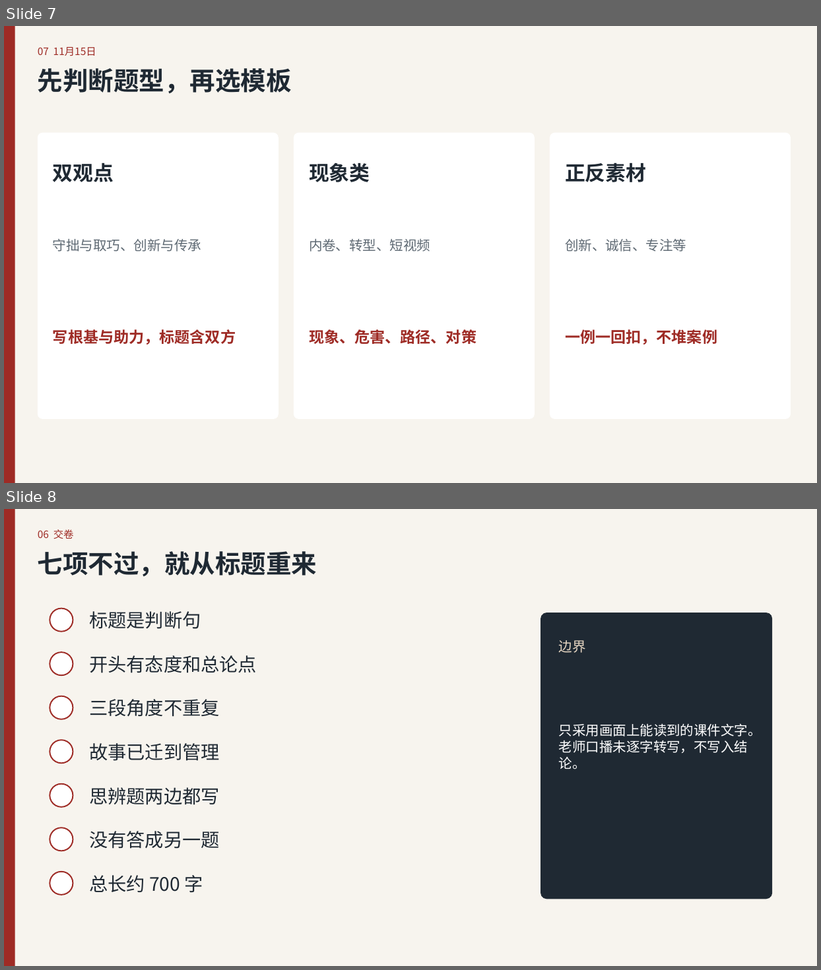
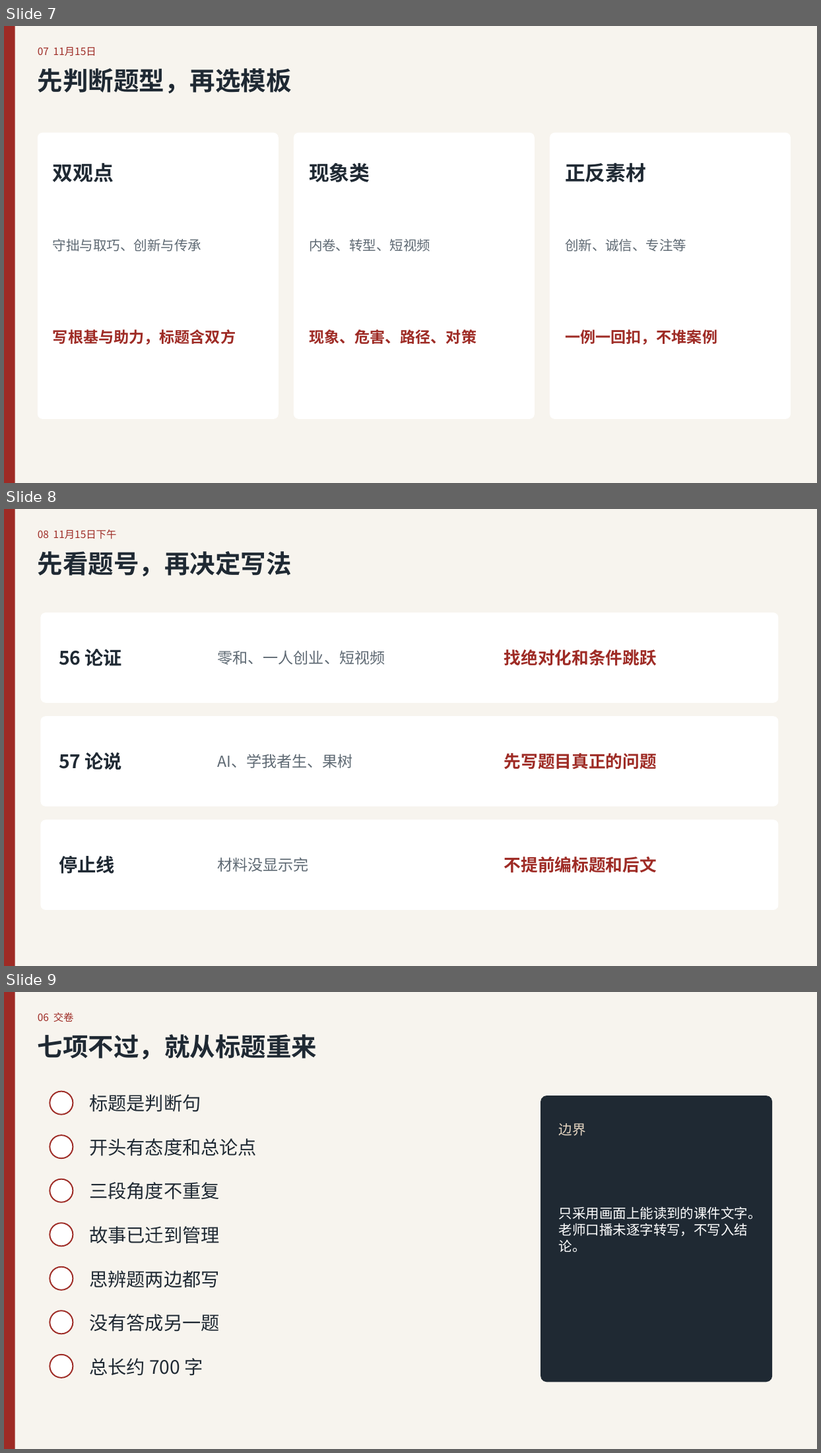
Before and after one commit to yhyu13/kaoyan199, a slide deck: files/管综论说文-FTL审题结构.pptx. Shown one above the other, each under a label of ours: slides 7 and 8 before the commit, slides 7, 8 and 9 after it. The pictures are 821x970 and 821x1453 pixels, drawn with LibreOffice and Linux fonts; fonts in the diff are those of the drawing. Boxes give left, top, right and bottom in pixels: in the first picture for what was removed or moved away, otherwise in the second. Text is boxed around its words. In the diff, an @@ line names an element or a change of style, - is before the commit and + after.

Commit message:
Add 2026 writing methods

```diff
--- a/files/管综论说文-FTL审题结构.pptx
+++ b/files/管综论说文-FTL审题结构.pptx
@@ slide 8 added at (x1=4, y1=509, x2=817, y2=966), background #F7F4EE @@
@@ rectangle added at (x1=4, y1=509, x2=15, y2=966), fill #9E2B25 @@
@@ text added at (x1=38, y1=529, x2=117, y2=539), 12 pt, text #9E2B25 @@
+08 11月15日下午
@@ text added at (x1=38, y1=551, x2=292, y2=576), 30 pt, text #1F2933, bold @@
+先看题号，再决定写法
@@ rounded rectangle added at (x1=40, y1=613, x2=779, y2=703), fill #FFFFFF @@
@@ text added at (x1=59, y1=649, x2=122, y2=666), 22 pt, text #1F2933, bold @@
+56 论证
@@ text added at (x1=217, y1=650, x2=385, y2=665), 18 pt, text #5E6973 @@
+零和、一人创业、短视频
@@ text added at (x1=504, y1=650, x2=657, y2=666), 20 pt, text #9E2B25, bold @@
+找绝对化和条件跳跃
@@ rounded rectangle added at (x1=40, y1=716, x2=779, y2=807), fill #FFFFFF @@
@@ text added at (x1=59, y1=753, x2=122, y2=770), 22 pt, text #1F2933, bold @@
+57 论说
@@ text added at (x1=217, y1=754, x2=353, y2=768), 18 pt, text #5E6973 @@
+AI、学我者生、果树
@@ text added at (x1=504, y1=753, x2=657, y2=770), 20 pt, text #9E2B25, bold @@
+先写题目真正的问题
@@ rounded rectangle added at (x1=40, y1=820, x2=779, y2=910), fill #FFFFFF @@
@@ text added at (x1=59, y1=856, x2=115, y2=874), 22 pt, text #1F2933, bold @@
+停止线
@@ text added at (x1=217, y1=857, x2=309, y2=872), 18 pt, text #5E6973 @@
+材料没显示完
@@ text added at (x1=504, y1=857, x2=657, y2=873), 20 pt, text #9E2B25, bold @@
+不提前编标题和后文
@@ what was slide 8 is now slide 9 @@
```
